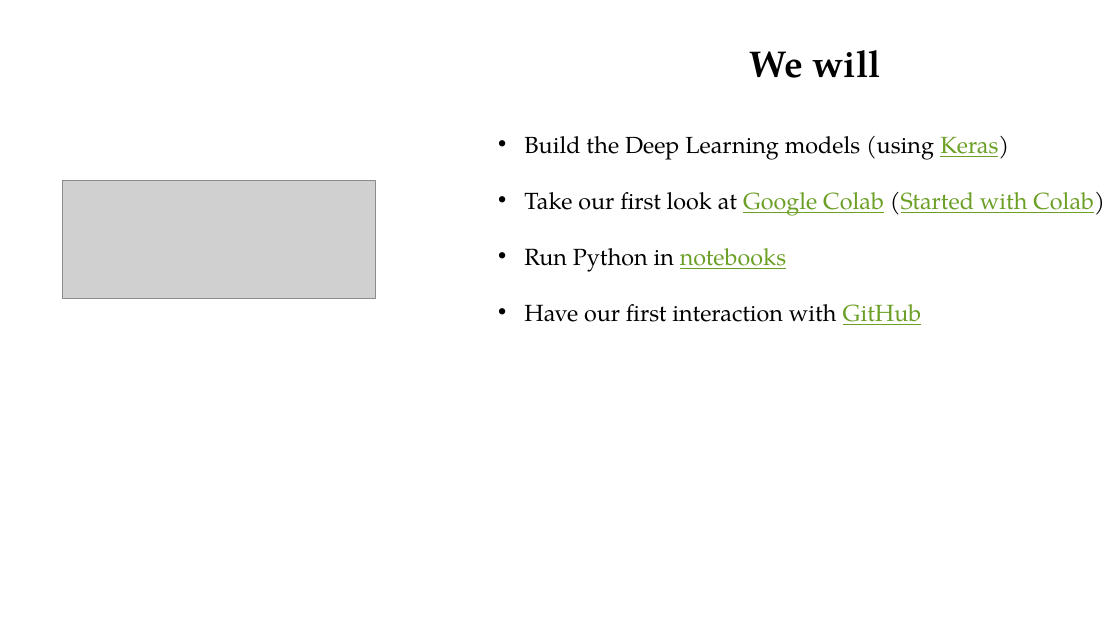
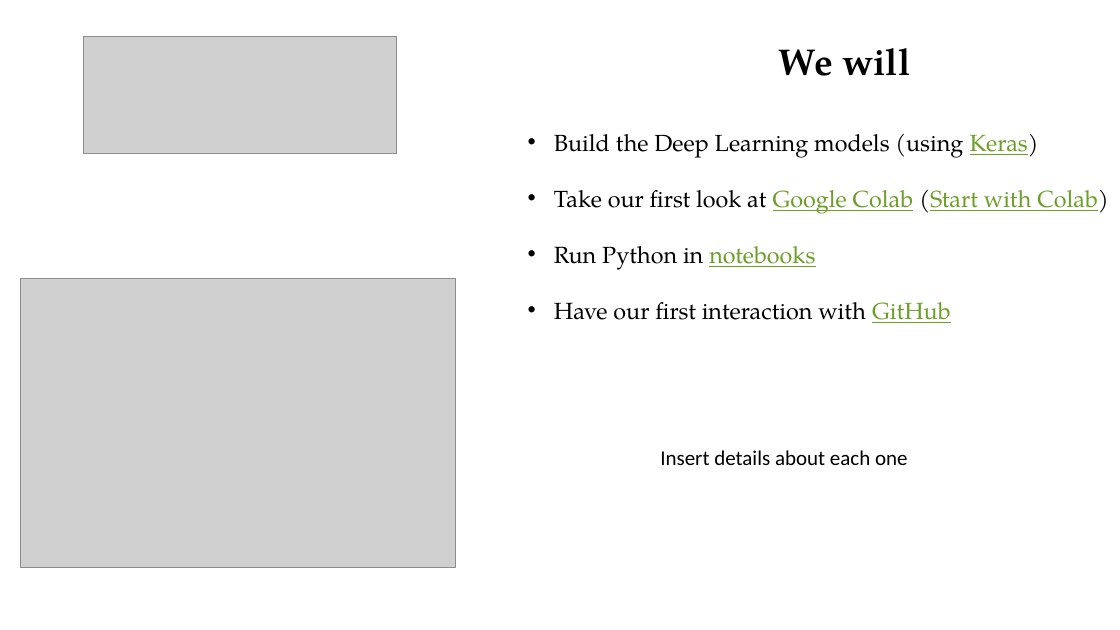
Before and after one commit to Nemenick/FCA_DeepNeuralNework-with-TensorFlow, a slide deck: slide 10 of _SNS_DeepNeuralNework with TensorFlow_lezione.pptx (slide 7 before the commit). Drawn at 1120x630 pixels with LibreOffice and Linux fonts; fonts in the diff are those of the drawing; grey boxes stand for pictures. Boxes give left, top, right and bottom in pixels: in the first picture for what was removed or moved away, otherwise in the second. Text is boxed around its words. In the diff, an @@ line names an element or a change of style, - is before the commit and + after.

Commit message:
Presentation 03_05_2026

```diff
--- a/_SNS_DeepNeuralNework with TensorFlow_lezione.pptx
+++ b/_SNS_DeepNeuralNework with TensorFlow_lezione.pptx
@@ picture: place and size @@
-picture at [62,181,375,298]
+picture at [83,36,396,154]
@@ text "We will": place and size @@
-text "We will" at [524,50,1105,325]
+text "We will" at [554,48,1108,323]
@@ text at [554,190,1108,214]: text changed @@
-• Take our first look at Google Colab (Started with Colab)
+• Take our first look at Google Colab (Start with Colab)
@@ picture added at [21,278,456,567] @@
@@ text added at [660,450,908,465], 18 pt, text #000000 @@
+Insert details about each one
```
Also in this commit, not shown: 3 other slides changed, 3 slides added, 1 slide removed, 2 other files.
